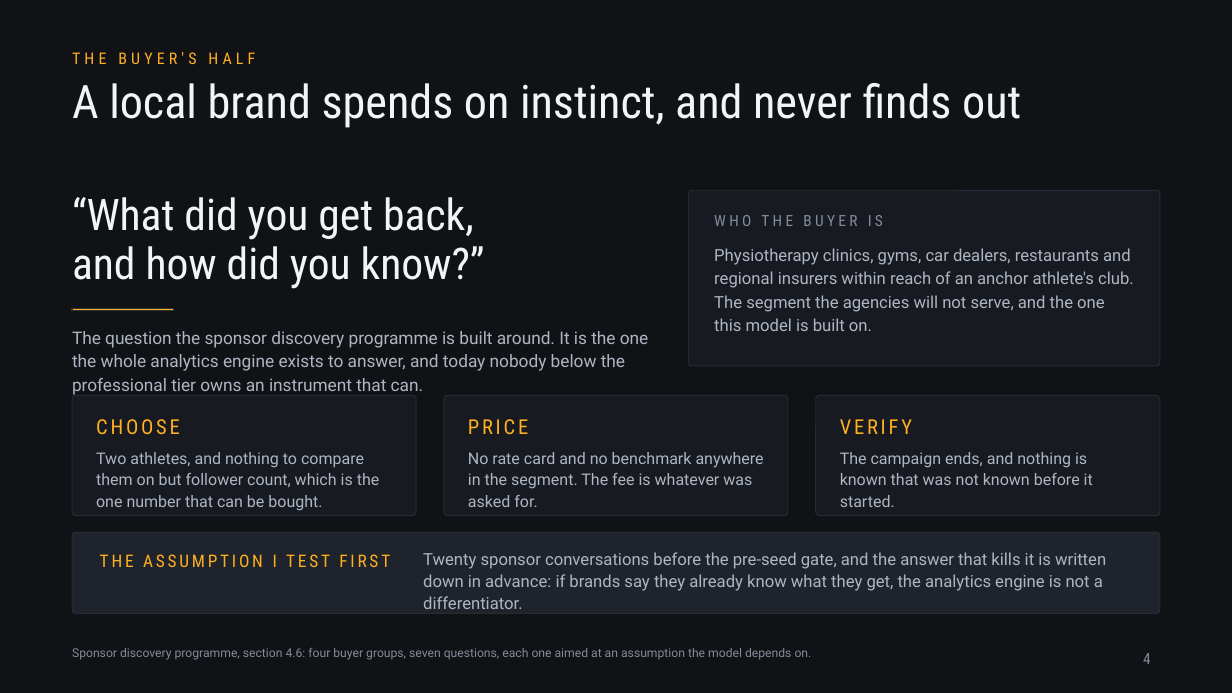
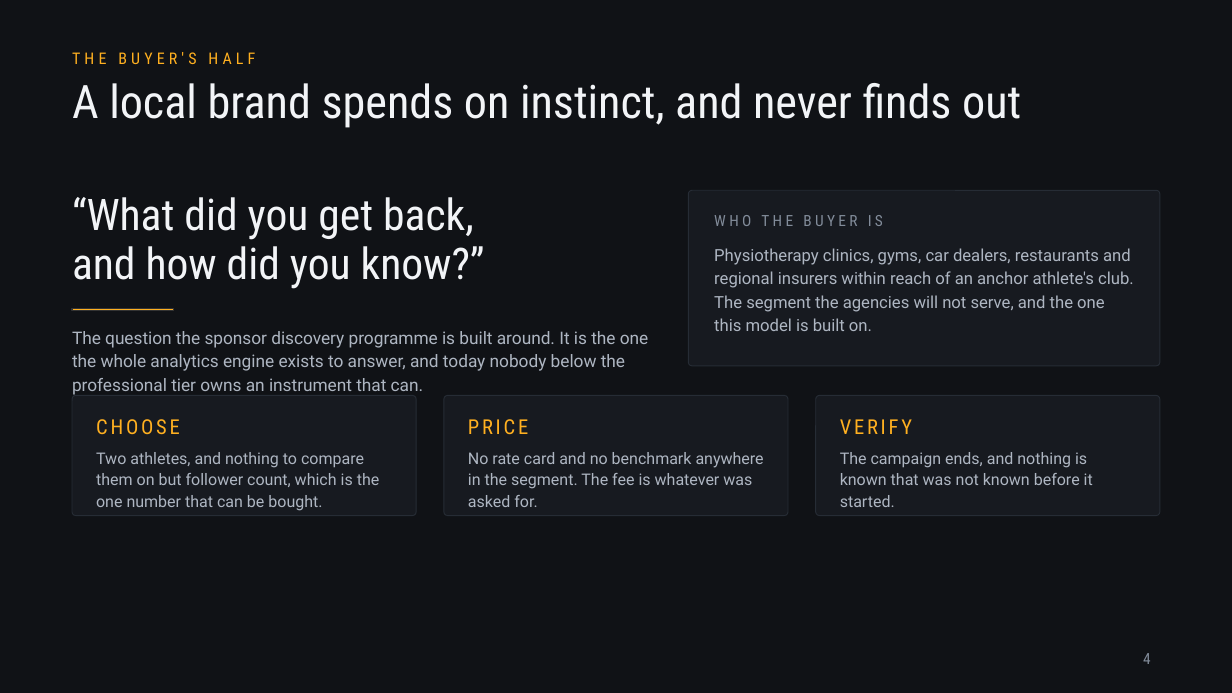
Before and after one commit to jadzoghaib/stride, a slide deck: slide 4 of deck/Stride_Pitch_Deck.pptx. Drawn at 1232x693 pixels with LibreOffice and Linux fonts; fonts in the diff are those of the drawing. Boxes give left, top, right and bottom in pixels: in the first picture for what was removed or moved away, otherwise in the second. Text is boxed around its words. In the diff, an @@ line names an element or a change of style, - is before the commit and + after.

```diff
--- a/deck/Stride_Pitch_Deck.pptx
+++ b/deck/Stride_Pitch_Deck.pptx
@@ rounded rectangle removed at [72, 532, 1160, 614] @@
@@ text removed at [100, 554, 390, 567] @@
-THE ASSUMPTION I TEST FIRST
@@ text removed at [423, 552, 1106, 609] @@
-Twenty sponsor conversations before the pre-seed gate, and the answer that kills it is written down in advance: if brands say they already know what they get, the analytics engine is not a differentiator.
@@ text removed at [72, 648, 812, 660] @@
-Sponsor discovery programme, section 4.6: four buyer groups, seven questions, each one aimed at an assumption the model depends on.
```
Also in this commit, not shown: 10 other slides changed, 3 other files.
